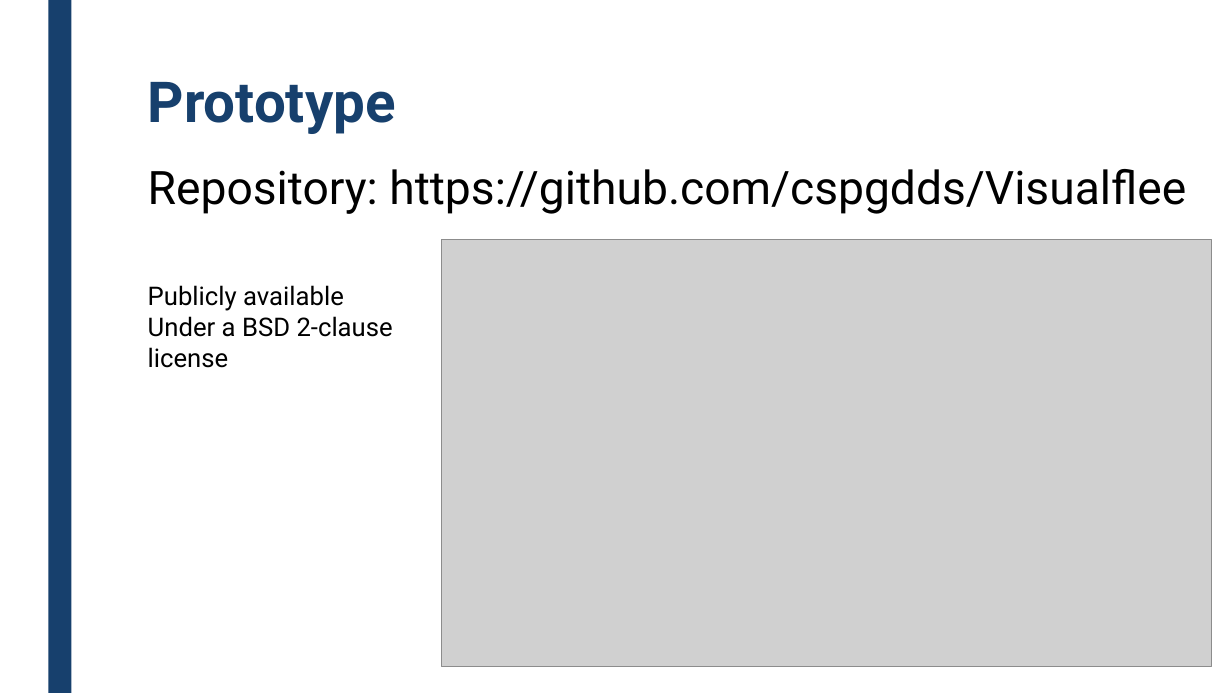
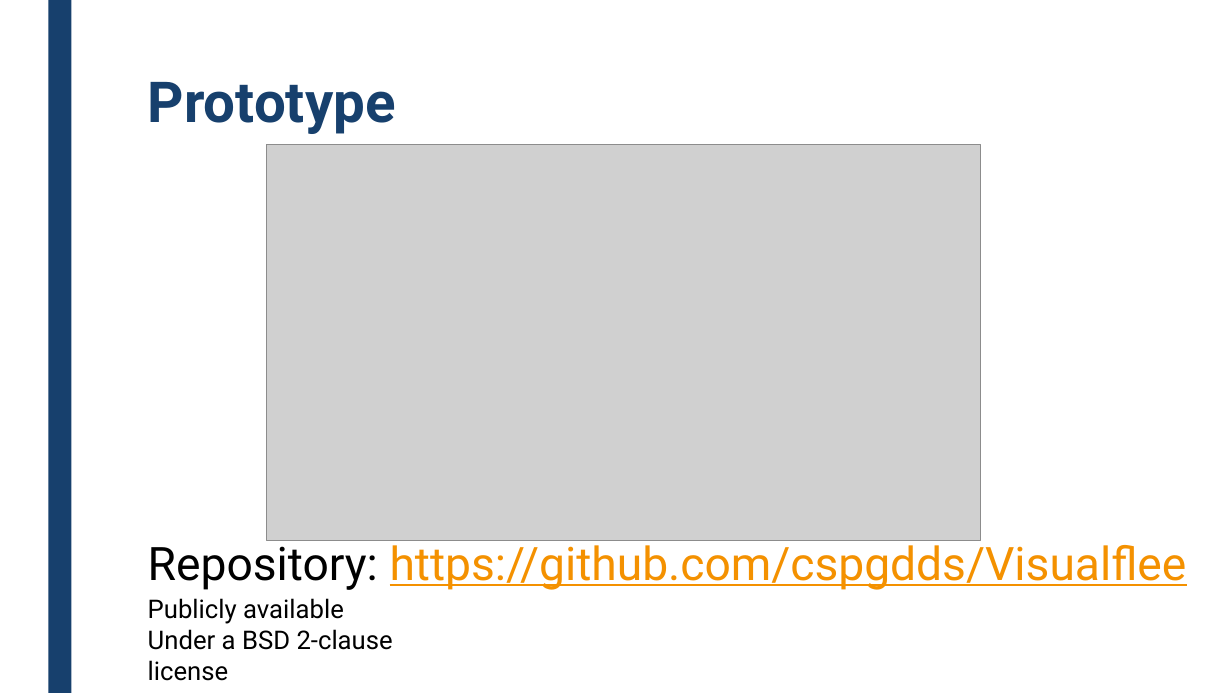
Before and after one commit to cspgdds/Visualflee, a slide deck: slide 3 of CW17.pptx. Drawn at 1232x693 pixels with LibreOffice and Linux fonts; fonts in the diff are those of the drawing; grey boxes stand for pictures. Boxes give left, top, right and bottom in pixels: in the first picture for what was removed or moved away, otherwise in the second. Text is boxed around its words. In the diff, an @@ line names an element or a change of style, - is before the commit and + after.

```diff
--- a/CW17.pptx
+++ b/CW17.pptx
@@ picture: place and size @@
-picture at [442, 239, 1212, 667]
+picture at [267, 144, 981, 541]
@@ text "Repository: https://github.com/cspgdds/Visualflee": place and size @@
-text "Repository: https://github.com/cspgdds/Visualflee" at [148, 169, 1186, 214]
+text "Repository: https://github.com/cspgdds/Visualflee" at [148, 538, 1187, 590]
@@ text "Repository: https://github.com/cspgdds/Visualflee" at [148, 538, 1187, 590]: text colour #000000 to #F49100, underline on in "https://github.com/cspgdds/Visualflee" @@
@@ text "Publicly available": place and size @@
-text "Publicly available" at [148, 285, 393, 368]
+text "Publicly available" at [148, 598, 393, 681]
```
Also in this commit, not shown: 2 other slides changed, 1 slide added, 1 slide removed.
